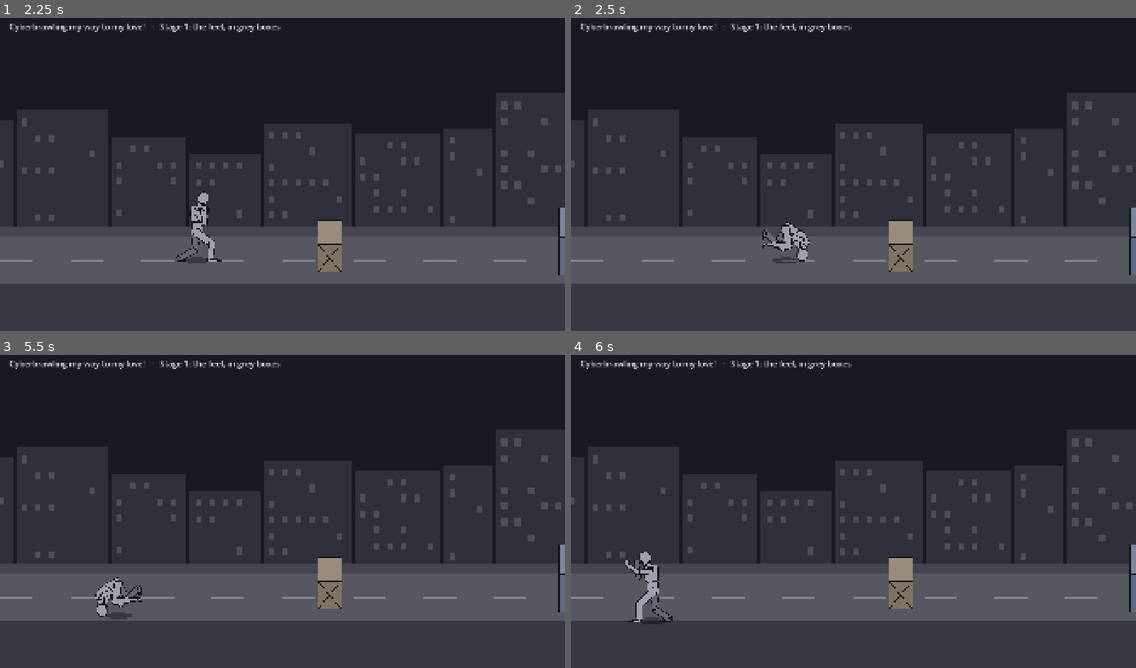
Above: before the commit, frames 1-4 (two rows, left to right).
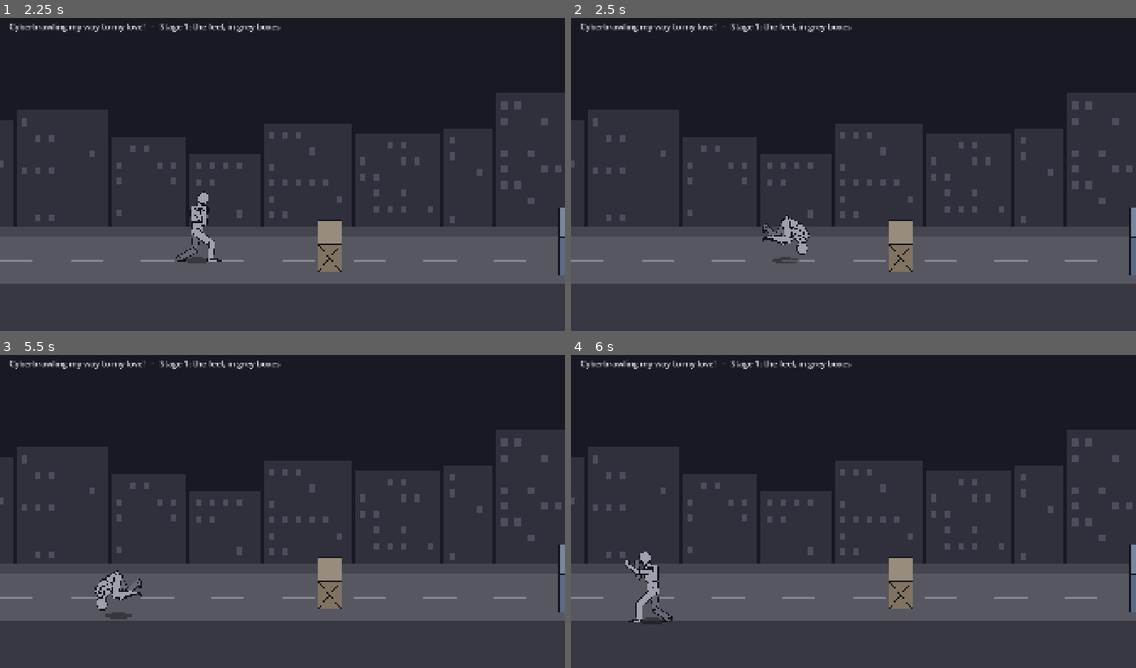
Above: after the commit, the same moments.

Repository: jetomev/cyberbrawling-my-way-to-my-love
Game: Godot game, scene res://scenes/main.tscn
Two runs of this game, one before a commit and one after it. Both use one fixed random seed, a clock stepped at 60 frames per second and the inputs below.
Inputs (mouse positions are in pixels of both pictures, inside the frame that each line leads up to):
- Up to frame 1 (2.25 s): tap Enter at 0.5 s; move the mouse to (406, 155) at 0.52 s; hold Right (move_right) 0.53-1.25 s; tap S (kick) at 0.6 s; click (406, 155) at 0.67 s; tap Space (jump) at 0.77 s; tap C (roll) at 0.8 s; drag from (169, 187) to (254, 237) at 1.27 s; move the mouse to (339, 102) at 2.02 s; hold Right (move_right) from 2.03 s (still down); hold D (block) from 2.03 s (still down)
- Up to frame 2 (2.5 s): keep holding Right (move_right); keep holding D (block); tap C (roll) at 2.3 s
- Up to frame 3 (5.5 s): release Right (move_right) at 2.75 s; release D (block) at 2.75 s; drag from (254, 574) to (113, 461) at 2.77 s; move the mouse to (452, 558) at 3.52 s; hold Left (move_left) 3.53-4.25 s; tap A (punch) at 3.6 s; tap Space (jump) at 3.77 s; tap C (roll) at 3.8, 5.3 s; drag from (113, 461) to (197, 430) at 4.27 s; move the mouse to (310, 508) at 5.02 s; hold Down (move_down) from 5.03 s (still down); hold W (run) from 5.03 s (still down); click (310, 508) at 5.17 s
- Up to frame 4 (6 s): release Down (move_down) at 5.75 s; release W (run) at 5.75 s; drag from (768, 430) to (740, 524) at 5.77 s

Frame 1 is identical in both runs. In frame 2, 0.5% of the frame differs, in the area x 33-43%, y 62-78%; in frame 3, 0.5%; in frame 4, nothing differs.

Commit message:
Stage 1: rolling, the head stays 22 px clear of the street (testers, 98a076f)
The testers' joint session (2026-11-02 22:33) on 98a076f: the roll's head still came too close to the street (8 px).
He now rolls on his back and shoulders: placing the curled body on the street, the view keeps the tucked head 22 px
above it. Guard raised to 20 px (failed first at frame 13: 16 px).

Co-Authored-By: Claude Opus 5.5 <noreply@anthropic.com>

Diff:
--- a/game/scripts/present/hero_view.gd
+++ b/game/scripts/present/hero_view.gd
@@ -19,6 +19,7 @@
 ## hand or foot jumped up to 131 px in one frame; a steady run's own biggest swing is about 36)
 const LOCOMOTION := ["idle", "walk", "stand", "stroll", "run", "to_walk", "to_fight"]
 const BLEND_TICKS := 6
+const HEAD_CLEAR := 22.0  # rolling, the head stays this far above the street
 var last_state := ""
 var last_pose := {}
 var blend_from := {}
@@ -252,6 +253,9 @@
 				at = (n as Node2D).transform * at
 				n = n.get_parent()
 			for end in [Vector2.ZERO, Vector2(Poses.BONES[name][3], 0.0)]:  # each part's joint and its far end (the head's top)
-				lowest = maxf(lowest, (pos + turn * (flip * (at * end))).y)
+				# he rolls on his back and shoulders; the tucked head stays HEAD_CLEAR above the street (the testers,
+				# 2026-11-02 22:33: it came too close)
+				var y: float = (pos + turn * (flip * (at * end))).y + (HEAD_CLEAR if name == "head" else 0.0)
+				lowest = maxf(lowest, y)
 		body.rotation = turn.get_rotation()
 		body.position = pos - Vector2(0.0, lowest - body_y)
--- a/game/tests/test_hero_view.gd
+++ b/game/tests/test_hero_view.gd
@@ -260,6 +260,7 @@
 		p["tumble_dir"] = 1.0
 		v.apply(p)
 		seen += 1
-		check(v.points()["head"].y <= -8.0, "roll@%d (turned %.0f): the head clear of the street (%.0f px)" % [tick, p["tumble"], -v.points()["head"].y])
+		# (the testers, 2026-11-02 22:33, on 98a076f: at 8 px the head still came too close: tucked clear)
+		check(v.points()["head"].y <= -20.0, "roll@%d (turned %.0f): the head clear of the street (%.0f px)" % [tick, p["tumble"], -v.points()["head"].y])
 	check(seen >= 2, "the roll passes upside down (%d frames)" % seen)
 	v.free()
